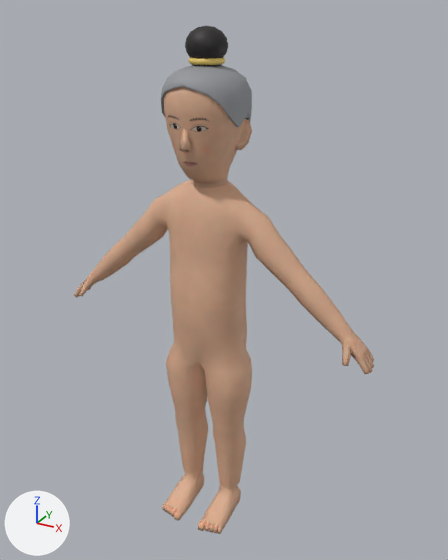
Before and after pictures for a commit that changed the Blender file assets/models/human_child/human_child.blend.
Both versions are drawn from a 50 mm camera at (0.688, -1.175, 1.262) aimed at (0.025, 0.03, 0.66). Lighting does not change. The marker at lower left points along +X, +Y and +Z. The picture after the commit comes second.

Before the edit, the objects in view are built like this:
```python
me_body = bpy.data.meshes.new('Body')
me_body.from_pydata(...)  # 1187 vertices, 1194 faces; spans x -0.412..0.412, y -0.123..0.102, z 0.0..1.15
me_body.polygons.foreach_set('use_smooth', [True] * 1194)
me_body.materials.append(mat_skin)
me_hair_juk = bpy.data.meshes.new('Hair_juk')
me_hair_juk.from_pydata(...)  # 591 vertices, 590 faces; spans x -0.093..0.093, y -0.094..0.109, z 0.973..1.228
me_hair_juk.polygons.foreach_set('use_smooth', [True] * 590)
# faces by material slot: [110, 72, 408]
me_hair_juk.materials.append(mat_hairblack)  # black #242221
me_hair_juk.materials.append(mat_hairgold)  # yellow #edce6f
me_hair_juk.materials.append(mat_hairscalp)  # grey #95979b
ob_body = bpy.data.objects.new('Body', me_body)
ob_body.location = (0.0, 0.0, 0.0)
ob_hair_juk = bpy.data.objects.new('Hair_juk', me_hair_juk)
ob_hair_juk.location = (0.0, 0.0, 0.0)
```
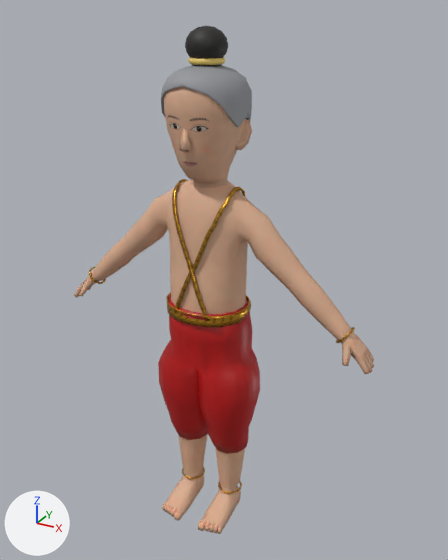
Diff of the bpy script that builds the scene:
```diff
--- a/assets/models/human_child/human_child.blend.py
+++ b/assets/models/human_child/human_child.blend.py
@@ mat_cloth_gold @@
+mat_cloth_gold = bpy.data.materials.new('Cloth_gold')
+# uses the picture img_gold_color_png
+# uses the picture img_gold_normal_png
+# uses the picture img_gold_roughness_png
@@ mat_cloth_child_chong_gold @@
+mat_cloth_child_chong_gold = bpy.data.materials.new('Cloth_child_chong_gold')
+# uses the picture img_human_child_chong_gold_color_png
+# uses the picture img_human_child_chong_gold_normal_png
+# uses the picture img_human_child_chong_gold_roughness_png
@@ ob_cloth_chong_gold_anklets @@
+ob_cloth_chong_gold_anklets = bpy.data.objects.new('Cloth_chong_gold_anklets', me_cloth_chong_gold_anklets)  # a torus around z (ring radius 0.031, tube radius 0.002) spanning x 0.026..0.092, y -0.03..0.036, z 0.063..0.067; a torus around z (ring radius 0.031, tube radius 0.002) spanning x -0.092..-0.026, y -0.03..0.036, z 0.063..0.067
+ob_cloth_chong_gold_anklets.location = (0.0, 0.0, 0.0)
@@ ob_cloth_chong_gold_bracelets @@
+ob_cloth_chong_gold_bracelets = bpy.data.objects.new('Cloth_chong_gold_bracelets', me_cloth_chong_gold_bracelets)  # 192 vertices, 192 faces; spans x -0.362..0.362, y -0.026..0.026, z 0.587..0.627
+ob_cloth_chong_gold_bracelets.location = (0.0, 0.0, 0.0)
@@ ob_cloth_chong_gold_chains @@
+ob_cloth_chong_gold_chains = bpy.data.objects.new('Cloth_chong_gold_chains', me_cloth_chong_gold_chains)  # 464 vertices, 456 faces; spans x -0.077..0.078, y -0.087..0.068, z 0.603..0.902
+ob_cloth_chong_gold_chains.location = (0.0, 0.0, 0.0)
@@ ob_cloth_chong_gold_belt @@
+ob_cloth_chong_gold_belt = bpy.data.objects.new('Cloth_chong_gold_belt', me_cloth_chong_gold_belt)  # 328 vertices, 320 faces; spans x -0.104..0.104, y -0.094..0.076, z 0.59..0.617
+ob_cloth_chong_gold_belt.location = (0.0, 0.0, 0.0)
@@ ob_cloth_chong_gold @@
+ob_cloth_chong_gold = bpy.data.objects.new('Cloth_chong_gold', me_cloth_chong_gold)  # 225 vertices, 208 faces; spans x -0.138..0.138, y -0.089..0.087, z 0.207..0.62
+ob_cloth_chong_gold.location = (0.0, 0.0, 0.0)
```

Boxes [x1, y1, x2, y2] around the edits, measured in the pictures (448 x 560 px):
'Cloth_chong_gold', added (red)
    after: [158, 294, 260, 454]
'Cloth_chong_gold_chains', added
    after: [172, 179, 245, 321]
'Cloth_chong_gold_belt', added (brown)
    after: [166, 292, 251, 327]
'Cloth_chong_gold_anklets', added
    after: [182, 467, 242, 494]
'Cloth_chong_gold_bracelets', added
    after: [89, 267, 355, 343]
